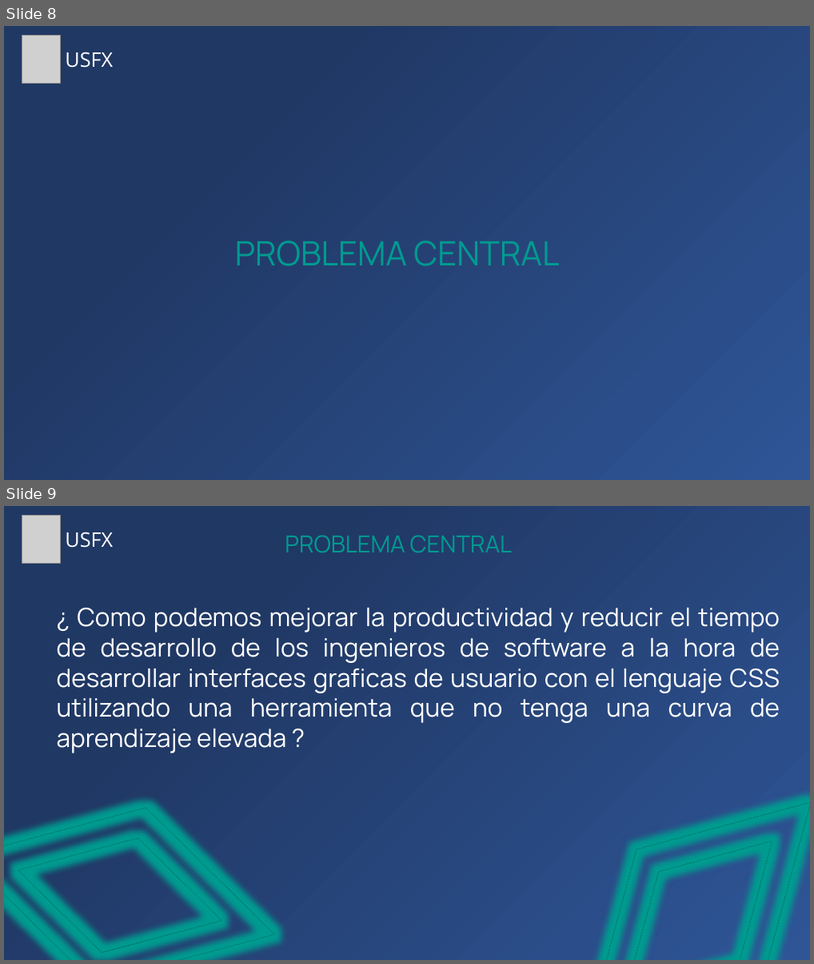
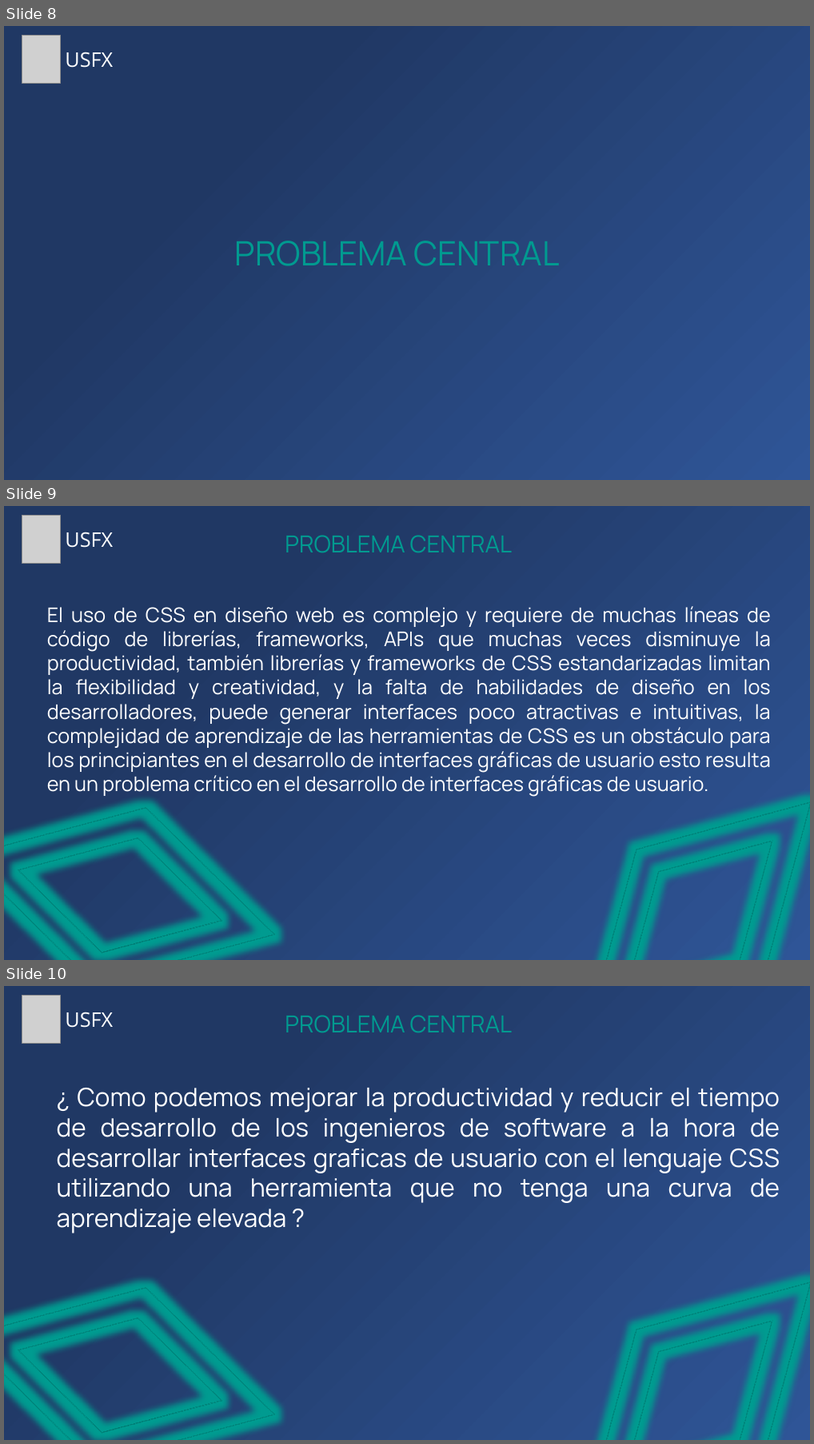
Before and after one commit to Zelechos/Generador-Css, a slide deck: documents/Presentación de Perfil - Modelo Generador CSS.pptx. Shown one above the other, each under a label of ours: slides 8 and 9 before the commit, slides 8, 9 and 10 after it. The pictures are 814x964 and 814x1444 pixels, drawn with LibreOffice and Linux fonts; fonts in the diff are those of the drawing; grey boxes stand for pictures. Boxes give left, top, right and bottom in pixels: in the first picture for what was removed or moved away, otherwise in the second. Text is boxed around its words. In the diff, an @@ line names an element or a change of style, - is before the commit and + after.

Commit message:
v0.0.5 presentacion

```diff
--- a/documents/Presentación de Perfil - Modelo Generador CSS.pptx
+++ b/documents/Presentación de Perfil - Modelo Generador CSS.pptx
@@ slide 9 added at [4, 506, 810, 960], background gradient #2F5597 to #203864 @@
@@ picture added at [22, 515, 60, 563] @@
@@ text added at [65, 532, 113, 548], 24 pt, text #FFFFFF @@
+USFX
@@ text added at [285, 535, 513, 552], 28 pt, text #009A90 @@
+PROBLEMA CENTRAL
@@ text added at [47, 606, 771, 796], 24 pt, text #FFFFFF @@
+El uso de CSS en diseño web es complejo y requiere de muchas líneas de código de librerías, frameworks, APIs que muchas veces disminuye la productividad, también librerías y frameworks de CSS estandarizadas limitan la flexibilidad y creatividad, y la falta de habilidades de diseño en los desarrolladores, puede generar interfaces poco atractivas e intuitivas, la complejidad de aprendizaje de las herramientas de CSS es un obstáculo para los principiantes en el desarrollo de interfaces gráficas de usuario esto resulta en un problema crítico en el desarrollo de interfaces gráficas de usuario.
@@ frame added at [4, 742, 274, 960], outline #009B90 1 pt @@
@@ frame added at [590, 801, 810, 960], outline #009B90 1 pt @@
@@ what was slide 9 is now slide 10 @@
```
